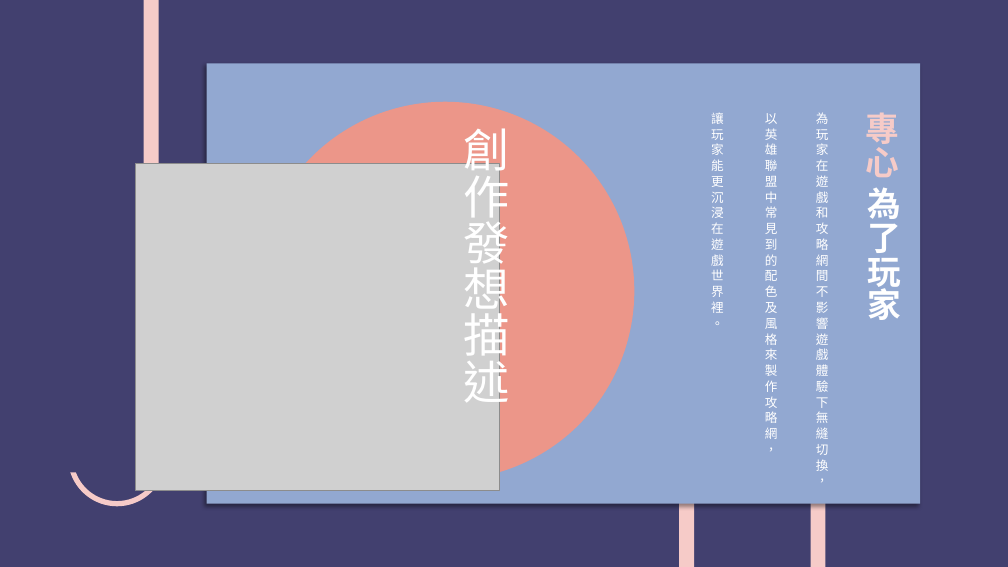
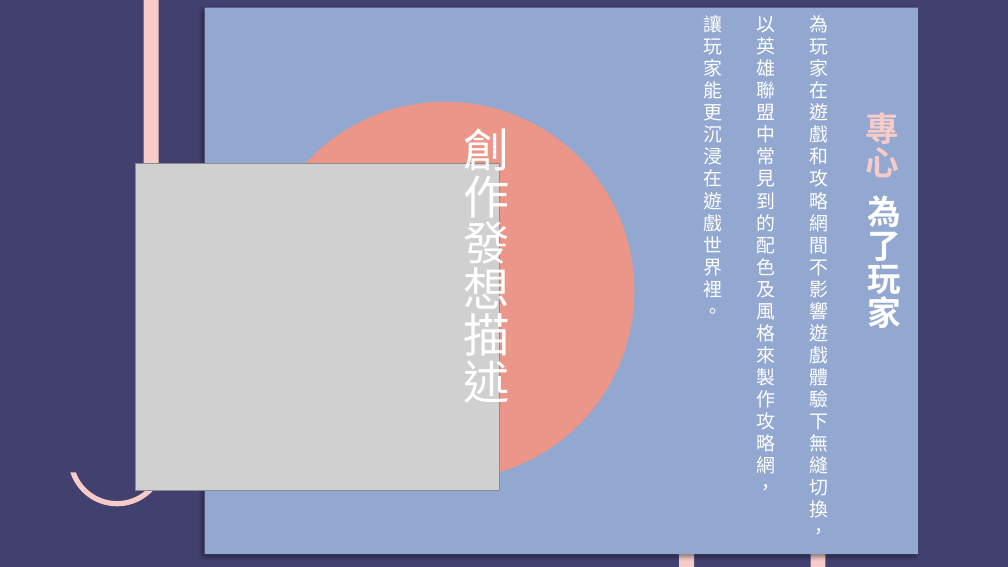
Before and after one commit to leonasdev/WebMidProject, a slide deck: slide 13 of 期末報告企畫書.pptx. Drawn at 1008x567 pixels with LibreOffice and Linux fonts; fonts in the diff are those of the drawing; grey boxes stand for pictures. Boxes give left, top, right and bottom in pixels: in the first picture for what was removed or moved away, otherwise in the second. Text is boxed around its words. In the diff, an @@ line names an element or a change of style, - is before the commit and + after.

```diff
--- a/期末報告企畫書.pptx
+++ b/期末報告企畫書.pptx
@@ rectangle: place and size @@
-rectangle at <box>206,64,920,504</box>
+rectangle at <box>205,8,919,554</box>
@@ size 12 to 18 pt in 3 elements at <box>809,15,828,518</box>, <box>756,16,775,474</box>, <box>703,15,722,314</box> @@
@@ text "讓玩家能更沉浸在遊戲世界裡。": place and size @@
-text "讓玩家能更沉浸在遊戲世界裡。" at <box>711,113,724,325</box>
+text "讓玩家能更沉浸在遊戲世界裡。" at <box>703,15,722,314</box>
@@ text "以英雄聯盟中常見到的配色及風格來製作攻略網，": place and size @@
-text "以英雄聯盟中常見到的配色及風格來製作攻略網，" at <box>765,113,778,439</box>
+text "以英雄聯盟中常見到的配色及風格來製作攻略網，" at <box>756,16,775,474</box>
@@ text "為玩家在遊戲和攻略網間不影響遊戲體驗下無縫切換，": place and size @@
-text "為玩家在遊戲和攻略網間不影響遊戲體驗下無縫切換，" at <box>816,112,829,471</box>
+text "為玩家在遊戲和攻略網間不影響遊戲體驗下無縫切換，" at <box>809,15,828,518</box>
@@ text "專心 為了玩家" rewrapped from <box>865,112,901,320</box> to <box>865,112,901,328</box> @@
```
Also in this commit, not shown: 9 other slides changed, 7 slides added, 1 slide removed.
